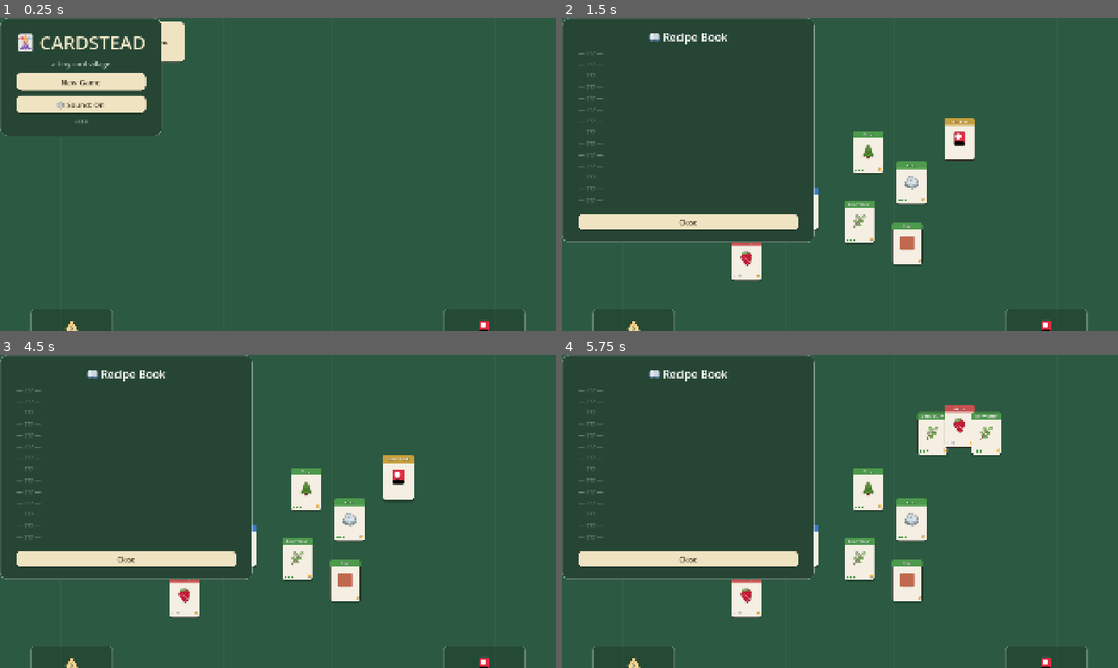
Above: before the commit, frames 1-4 (two rows, left to right).
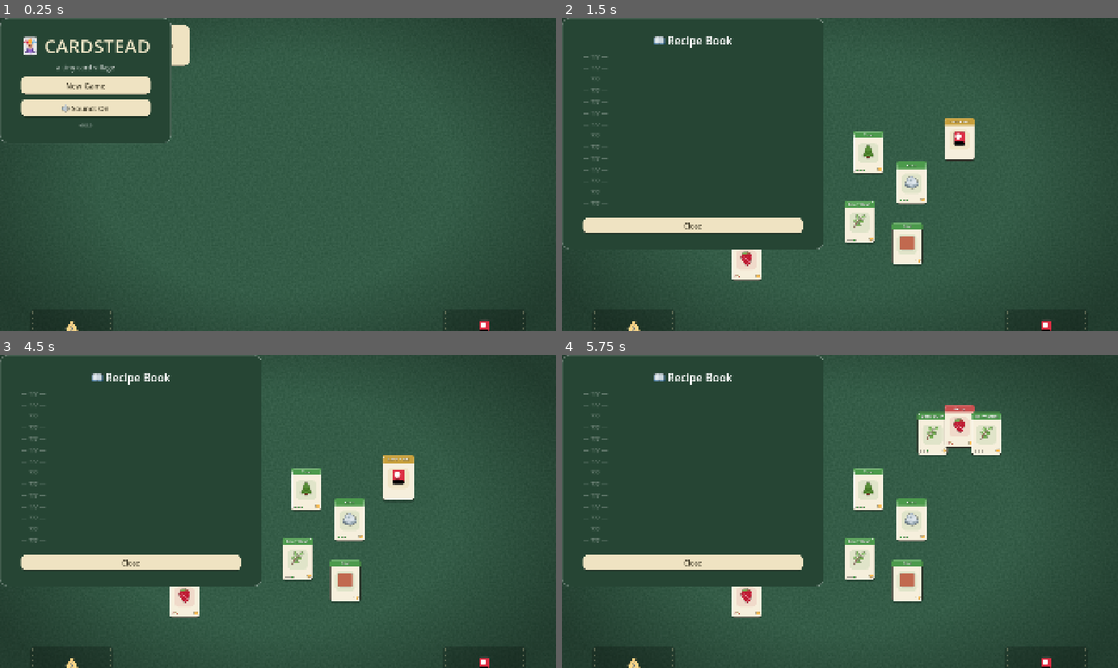
Above: after the commit, the same moments.

Repository: p-scott-0/cardstead
Game: Godot game, scene res://scenes/main.tscn
The game is run twice, just before and just after one commit, with the same random seed, the same clock (stepped at 60 frames per second) and the same inputs.
Inputs (mouse positions are in pixels of both pictures, inside the frame that each line leads up to):
- Up to frame 1 (0.25 s): no input
- Up to frame 2 (1.5 s): click "New Game" at 0.5 s; click "📖 Recipes" at 1.25 s
- Up to frame 3 (4.5 s): click "📖 Recipes" at 2 s; click "📖 Recipes" at 2.75 s; click "Menu" at 3.5 s; tap Enter at 4.25 s; move the mouse to (400, 495) at 4.27 s; click (400, 495) at 4.42 s
- Up to frame 4 (5.75 s): drag from (728, 527) to (812, 574) at 5.02 s

The runs differ from the first frame. In frame 1, 6.9% of the frame differs, in the area x 0-100%, y 0-100%; in frame 2, 6.6%; in frame 3, 6.6%; in frame 4, 6.8%.

Commit message:
v0.5.0: fix blank numbers, felt texture pass, card polish, padding
- THE FIX: numbers were blank on device in every emoji-font string because
  Twemoji ships invisible keycap-component glyphs for 0-9 and #, so the
  emoji-first fallback chain resolved digits to blank glyphs. The composed
  font is now a FontVariation with the TEXT font as base and Twemoji as
  fallback; digits render everywhere. Test asserts the chain order.
- Swap the food glyph to a drumstick (the old one is VS16-dependent in
  Twemoji and rendered as a box).
- HUD was invisible in desktop windowed mode: safe-area insets are now
  window-relative instead of raw screen coordinates.
- Felt table: fibre-grain noise, soft radial vignette, stitched play-mat
  border (grid lines removed); mats get matching stitched edges.
- Cards: warmer stock, thin inner bevel line, soft type-tinted plate
  behind the icon, outlined charge pips. Dragged stacks tilt slightly
  with horizontal motion and settle upright.
- More breathing room: HUD margins and panel content padding increased.
- Starter piles get stack-head treatment (setup now rechecks stacks).
- New tools/screenshot.gd: godot --path . -- --screenshot captures the
  board to user://screenshot.png for visual review without a device.

Co-Authored-By: Claude Fable 5 <noreply@anthropic.com>

Diff:
--- a/project.godot
+++ b/project.godot
@@ -11,7 +11,7 @@
 [application]
 
 config/name="Cardstead"
-config/version="0.4.0"
+config/version="0.5.0"
 run/main_scene="res://scenes/main.tscn"
 config/features=PackedStringArray("4.7", "Mobile")
 config/icon="res://icon.png"
--- a/scripts/board.gd
+++ b/scripts/board.gd
@@ -20,6 +20,12 @@
 var sell_mat: MatNode
 var buy_mat: MatNode
 var stacks: Array = []  # of StackData; array order == draw order (later on top)
+
+# felt-table dressing (all generated at runtime, no assets)
+var _felt_noise: NoiseTexture2D
+var _vignette: GradientTexture2D
+var _drag_tilt := 0.0
+var _last_drag_x := 0.0
 
 # --- input state ---
 var dragged: StackData = null
@@ -36,6 +42,30 @@
 
 
 func _ready() -> void:
+	texture_repeat = CanvasItem.TEXTURE_REPEAT_ENABLED
+
+	var noise := FastNoiseLite.new()
+	noise.seed = 7
+	noise.frequency = 0.06
+	noise.fractal_octaves = 4
+	_felt_noise = NoiseTexture2D.new()
+	_felt_noise.noise = noise
+	_felt_noise.width = 256
+	_felt_noise.height = 256
+	_felt_noise.seamless = true
+	_felt_noise.changed.connect(queue_redraw)
+
+	_vignette = GradientTexture2D.new()
+	_vignette.fill = GradientTexture2D.FILL_RADIAL
+	_vignette.fill_from = Vector2(0.5, 0.5)
+	_vignette.fill_to = Vector2(0.5, 0.0)
+	var grad := Gradient.new()
+	grad.offsets = PackedFloat32Array([0.55, 1.0])
+	grad.colors = PackedColorArray([Color(0, 0, 0, 0.0), Color(0, 0, 0, 0.34)])
+	_vignette.gradient = grad
+	_vignette.width = 512
+	_vignette.height = 512
+
 	card_layer = Node2D.new()
 	card_layer.name = "CardLayer"
 
@@ -75,6 +105,8 @@
 		var extra_coin := _new_card("coin")
 		stack_of(coin).cards.append(extra_coin)
 	spawn_card("card_pack", c + Vector2(480, -260))
+	for st: StackData in stacks:
+		recheck_stack(st)  # stack-head flags for the multi-card starter piles
 	_snap_all_cards()
 	emit_signal("board_changed")
 
@@ -300,6 +332,17 @@
 				break  # stacks array mutated; catch the rest next frame
 	if any_work:
 		queue_redraw()
+
+	# dragged stack tilts with horizontal motion (settles upright when still)
+	if dragged != null:
+		var dx := dragged.base_pos.x - _last_drag_x
+		_last_drag_x = dragged.base_pos.x
+		var target_tilt := clampf(-dx * 0.01, -0.11, 0.11)
+		_drag_tilt = lerpf(_drag_tilt, target_tilt, clampf(delta * 9.0, 0.0, 1.0))
+		for c in dragged.cards:
+			c.rotation = _drag_tilt
+	else:
+		_drag_tilt = 0.0
 
 	for st: StackData in stacks:
 		for i in st.cards.size():
@@ -356,13 +399,19 @@
 # ---------------------------------------------------------------- drawing
 
 func _draw() -> void:
-	# felt background + border + subtle grid
-	draw_rect(Rect2(Vector2.ZERO, BOARD_SIZE), Color("2c5941"))
-	for gx in range(0, int(BOARD_SIZE.x) + 1, 250):
-		draw_line(Vector2(gx, 0), Vector2(gx, BOARD_SIZE.y), Color(1, 1, 1, 0.03), 2.0)
-	for gy in range(0, int(BOARD_SIZE.y) + 1, 250):
-		draw_line(Vector2(0, gy), Vector2(BOARD_SIZE.x, gy), Color(1, 1, 1, 0.03), 2.0)
-	draw_rect(Rect2(Vector2.ZERO, BOARD_SIZE), Color("1d3b2b"), false, 12.0)
+	# felt table: base green, fibre grain, soft vignette, stitched play-mat border
+	var board_rect := Rect2(Vector2.ZERO, BOARD_SIZE)
+	draw_rect(board_rect, Color("2f5a43"))
+	if _felt_noise.get_image() != null:
+		draw_texture_rect(_felt_noise, board_rect, true, Color(1, 1, 1, 0.07))
+	draw_texture_rect(_vignette, board_rect, false)
+	draw_rect(board_rect, Color("1b3527"), false, 14.0)
+	var stitch := board_rect.grow(-30.0)
+	var stitch_col := Color("e8d9ae", 0.22)
+	draw_dashed_line(stitch.position, Vector2(stitch.end.x, stitch.position.y), stitch_col, 3.0, 16.0)
+	draw_dashed_line(Vector2(stitch.position.x, stitch.end.y), stitch.end, stitch_col, 3.0, 16.0)
+	draw_dashed_line(stitch.position, Vector2(stitch.position.x, stitch.end.y), stitch_col, 3.0, 16.0)
+	draw_dashed_line(Vector2(stitch.end.x, stitch.position.y), stitch.end, stitch_col, 3.0, 16.0)
 
 	# work progress bars (only while a recipe is running)
 	for st: StackData in stacks:
@@ -444,6 +493,8 @@
 	picked.work_t = 0.0
 	picked.work_k = 0
 	dragged = picked
+	_last_drag_x = picked.base_pos.x
+	_drag_tilt = 0.0
 	drag_touch = idx
 	drag_offset = wpos - picked.base_pos
 	drag_start_screen = spos
@@ -542,6 +593,7 @@
 	sell_mat.preview(-1)
 	for c in st.cards:
 		c.set_lifted(false)
+		c.rotation = 0.0
 
 	if is_tap and st.size() == 1 and st.top().id == "card_pack":
 		_open_pack(st)
--- a/scripts/card.gd
+++ b/scripts/card.gd
@@ -33,28 +33,34 @@
 var _sb_body: StyleBoxFlat
 var _sb_header: StyleBoxFlat
 var _sb_shadow: StyleBoxFlat
+var _sb_inner: StyleBoxFlat
+var _sb_plate: StyleBoxFlat
 
 const EMOJI_FONT_PATH := "res://assets/fonts/TwemojiMozilla.ttf"
 
 static var _emoji_font: Font
 
 
-# Bundled color emoji font (COLR renders on every platform, unlike system
-# emoji fonts — Apple Color Emoji draws blank in Godot on iOS, and Windows
-# 10's Segoe UI Emoji predates several of our card glyphs). The default
-# font is chained as fallback so letters and digits in mixed strings render.
+# Text font first, bundled Twemoji as fallback for the emoji gaps.
+# ORDER MATTERS: Twemoji ships blank keycap-component glyphs for 0-9 and #,
+# so with the emoji font first, digits resolve to invisible glyphs and
+# never fall back (the "Day  complete" bug). The default font has no emoji,
+# so base-first gives correct text AND correct emoji everywhere.
 static func get_emoji_font() -> Font:
 	if _emoji_font == null:
+		var emoji: Font
 		if ResourceLoader.exists(EMOJI_FONT_PATH):
-			var f: FontFile = load(EMOJI_FONT_PATH)
-			var fallbacks: Array[Font] = [ThemeDB.fallback_font]
-			f.fallbacks = fallbacks
-			_emoji_font = f
+			emoji = load(EMOJI_FONT_PATH)
 		else:
 			var sf := SystemFont.new()
 			sf.font_names = PackedStringArray([
 				"Apple Color Emoji", "Segoe UI Emoji", "Noto Color Emoji"])
-			_emoji_font = sf
+			emoji = sf
+		var fv := FontVariation.new()
+		fv.base_font = ThemeDB.fallback_font
+		var fallbacks: Array[Font] = [emoji]
+		fv.fallbacks = fallbacks
+		_emoji_font = fv
 	return _emoji_font
 
 
@@ -95,7 +101,7 @@
 
 func _build_styles() -> void:
 	_sb_body = StyleBoxFlat.new()
-	_sb_body.bg_color = Color("f4efe2")
+	_sb_body.bg_color = Color("f6efdc")
 	_sb_body.set_corner_radius_all(int(RADIUS))
 	_sb_body.border_color = Color("2b2b23", 0.85)
 	_sb_body.set_border_width_all(2)
@@ -108,6 +114,18 @@
 	_sb_shadow = StyleBoxFlat.new()
 	_sb_shadow.bg_color = Color(0, 0, 0, 0.24)
 	_sb_shadow.set_corner_radius_all(int(RADIUS) + 2)
+
+	# thin light inner line: a hint of card-stock bevel
+	_sb_inner = StyleBoxFlat.new()
+	_sb_inner.draw_center = false
+	_sb_inner.set_corner_radius_all(int(RADIUS) - 3)
+	_sb_inner.border_color = Color(1, 1, 1, 0.32)
+	_sb_inner.set_border_width_all(2)
+
+	# soft type-tinted plate behind the icon
+	_sb_plate = StyleBoxFlat.new()
+	_sb_plate.bg_color = Color(header_color(), 0.13)
+	_sb_plate.set_corner_radius_all(20)
 
 
 func _build_labels() -> void:
@@ -149,7 +167,7 @@
 
 	if int(def.get("food_value", 0)) > 0:
 		var food_label := Label.new()
-		food_label.text = "+%d🍽" % int(def["food_value"])
+		food_label.text = "+%d🍗" % int(def["food_value"])
 		food_label.position = Vector2(8, SIZE.y - 32)
 		food_label.size = Vector2(70, 26)
 		food_label.add_theme_font_override("font", get_emoji_font())
@@ -163,7 +181,11 @@
 	var shadow_off := Vector2(0, 10) if lifted else Vector2(2, 5)
 	draw_style_box(_sb_shadow, Rect2(shadow_off, SIZE))
 	draw_style_box(_sb_body, Rect2(Vector2.ZERO, SIZE))
+	draw_style_box(_sb_plate, Rect2(Vector2(24, 56), Vector2(SIZE.x - 48, 92)))
 	draw_style_box(_sb_header, Rect2(Vector2.ZERO, Vector2(SIZE.x, header_height())))
+	draw_style_box(_sb_inner, Rect2(Vector2(4, 4), SIZE - Vector2(8, 8)))
 	if int(def.get("charges", 0)) > 0:
 		for i in charges_left:
-			draw_circle(Vector2(16 + i * 14, SIZE.y - 16), 4.5, header_color())
+			var p := Vector2(18 + i * 15, SIZE.y - 16)
+			draw_circle(p, 5.5, Color(0, 0, 0, 0.3))
+			draw_circle(p, 4.0, header_color())
--- a/scripts/main.gd
+++ b/scripts/main.gd
@@ -21,6 +21,12 @@
 		GameState.new_game()
 		var runner: Node = load("res://tools/sim_runner.gd").new()
 		add_child(runner)
+		return
+
+	if "--screenshot" in OS.get_cmdline_user_args():
+		menu.visible = false
+		GameState.new_game()
+		add_child(load("res://tools/screenshot.gd").new())
 		return
 
 	menu.show_mode("boot")
--- a/scripts/mat.gd
+++ b/scripts/mat.gd
@@ -75,8 +75,13 @@
 
 func _draw() -> void:
 	var sb := StyleBoxFlat.new()
-	sb.bg_color = Color(0, 0, 0, 0.18)
-	sb.set_corner_radius_all(18)
-	sb.border_color = Color(1, 1, 1, 0.25)
-	sb.set_border_width_all(3)
+	sb.bg_color = Color(0, 0, 0, 0.2)
+	sb.set_corner_radius_all(20)
 	draw_style_box(sb, Rect2(Vector2.ZERO, MAT_SIZE))
+	# stitched edge, matching the play-mat border
+	var stitch := Rect2(Vector2.ZERO, MAT_SIZE).grow(-10.0)
+	var col := Color("e8d9ae", 0.3)
+	draw_dashed_line(stitch.position, Vector2(stitch.end.x, stitch.position.y), col, 2.5, 12.0)
+	draw_dashed_line(Vector2(stitch.position.x, stitch.end.y), stitch.end, col, 2.5, 12.0)
+	draw_dashed_line(stitch.position, Vector2(stitch.position.x, stitch.end.y), col, 2.5, 12.0)
+	draw_dashed_line(Vector2(stitch.end.x, stitch.position.y), stitch.end, col, 2.5, 12.0)
--- a/scripts/ui/hud.gd
+++ b/scripts/ui/hud.gd
@@ -72,7 +72,7 @@
 	left.add_child(_coins_label)
 
 	_food_label = Label.new()
-	_food_label.text = "🍽 0 / 0"
+	_food_label.text = "🍗 0 / 0"
 	_food_label.add_theme_font_override("font", CardNode.get_emoji_font())
 	_food_label.add_theme_font_size_override("font_size", 26)
 	_food_label.add_theme_color_override("font_color", Color.WHITE)
@@ -129,18 +129,24 @@
 func update_stats(board: Board) -> void:
 	_coins_label.text = "🪙 %d    🃏 %d" % [board.count_cards("coin"), board.total_cards()]
 	var fs := board.food_stats()
-	_food_label.text = "🍽 %d / %d" % [fs.x, fs.y]
+	_food_label.text = "🍗 %d / %d" % [fs.x, fs.y]
 	_food_label.add_theme_color_override("font_color",
 		Color("ff8a7a") if fs.x < fs.y else Color.WHITE)
 
 
 func _apply_safe_area() -> void:
+	# insets must be window-relative: the safe area is in global screen
+	# coordinates, and on desktop the window can sit anywhere inside it
 	var sa: Rect2i = DisplayServer.get_display_safe_area()
+	var wp: Vector2i = DisplayServer.window_get_position()
 	var ws: Vector2i = DisplayServer.window_get_size()
 	var vs := get_viewport_rect().size
 	var sx := vs.x / maxf(1.0, float(ws.x))
 	var sy := vs.y / maxf(1.0, float(ws.y))
-	_margin.add_theme_constant_override("margin_left", int(float(sa.position.x) * sx) + 18)
-	_margin.add_theme_constant_override("margin_top", int(float(sa.position.y) * sy) + 12)
-	_margin.add_theme_constant_override("margin_right", int(float(ws.x - sa.position.x - sa.size.x) * sx) + 18)
-	_margin.add_theme_constant_override("margin_bottom", 12)
+	var inset_left := maxf(0.0, float(sa.position.x - wp.x))
+	var inset_top := maxf(0.0, float(sa.position.y - wp.y))
+	var inset_right := maxf(0.0, float((wp.x + ws.x) - (sa.position.x + sa.size.x)))
+	_margin.add_theme_constant_override("margin_left", int(inset_left * sx) + 34)
+	_margin.add_theme_constant_override("margin_top", int(inset_top * sy) + 24)
+	_margin.add_theme_constant_override("margin_right", int(inset_right * sx) + 34)
+	_margin.add_theme_constant_override("margin_bottom", 24)
--- a/scripts/ui/ui_kit.gd
+++ b/scripts/ui/ui_kit.gd
@@ -50,8 +50,8 @@
 	sb.set_corner_radius_all(radius)
 	sb.set_border_width_all(2)
 	sb.border_color = PANEL_BORDER
-	sb.content_margin_left = 56.0
-	sb.content_margin_right = 56.0
-	sb.content_margin_top = 40.0
-	sb.content_margin_bottom = 40.0
+	sb.content_margin_left = 72.0
+	sb.content_margin_right = 72.0
+	sb.content_margin_top = 52.0
+	sb.content_margin_bottom = 52.0
 	return sb
--- /dev/null
+++ b/tools/screenshot.gd
@@ -0,0 +1,18 @@
+extends Node
+
+# Captures the running game to user://screenshot.png and quits.
+# Launched via: godot --path . -- --screenshot
+# Lets visual changes be reviewed without deploying to a device.
+
+
+func _ready() -> void:
+	call_deferred("_run")
+
+
+func _run() -> void:
+	for i in 45:
+		await get_tree().process_frame
+	var img := get_viewport().get_texture().get_image()
+	img.save_png("user://screenshot.png")
+	print("SCREENSHOT SAVED: ", ProjectSettings.globalize_path("user://screenshot.png"))
+	get_tree().quit(0)
--- a/tools/sim_runner.gd
+++ b/tools/sim_runner.gd
@@ -321,11 +321,17 @@
 	check(b.stack_of(pv).work_t > 0.5, "T15 work resumes after unpause")
 	GameState.day_time = 0.0
 
-	# T12: the bundled emoji font actually covers every glyph the game shows
-	var ef := CardNode.get_emoji_font()
-	check(ef is FontFile, "T12 bundled emoji font loaded (not system fallback)")
+	# T12: the bundled emoji font actually covers every glyph the game shows,
+	# and the composed font puts the TEXT font first (Twemoji has invisible
+	# digit glyphs, so emoji-first renders numbers blank).
+	var composed := CardNode.get_emoji_font()
+	check(composed is FontVariation and (composed as FontVariation).base_font == ThemeDB.fallback_font,
+		"T12 text font is the base of the composed font")
+	var ef: Font = load(CardNode.EMOJI_FONT_PATH)
+	check(ef is FontFile, "T12 bundled emoji font present")
+	check(ef.has_char(0x30), "T12 sanity: Twemoji really does claim digit glyphs")
 	var missing: Array = []
-	var ui_glyphs := "🃏📖💰🎴🪙🌙💀🔊🔇🍽"
+	var ui_glyphs := "🃏📖💰🎴🪙🌙💀🔊🔇🍗"
 	for id in Db.cards:
 		for i in String(Db.cards[id].get("icon", "")).length():
 			var cp: int = String(Db.cards[id]["icon"]).unicode_at(i)
